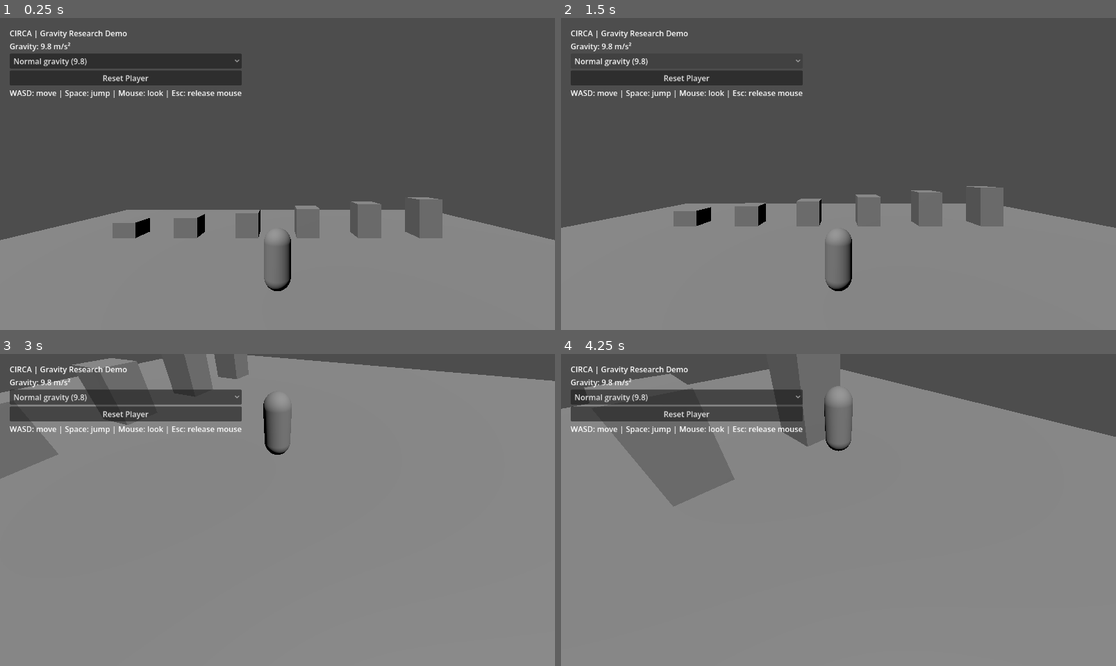
Above: before the commit, frames 1-4 (two rows, left to right).
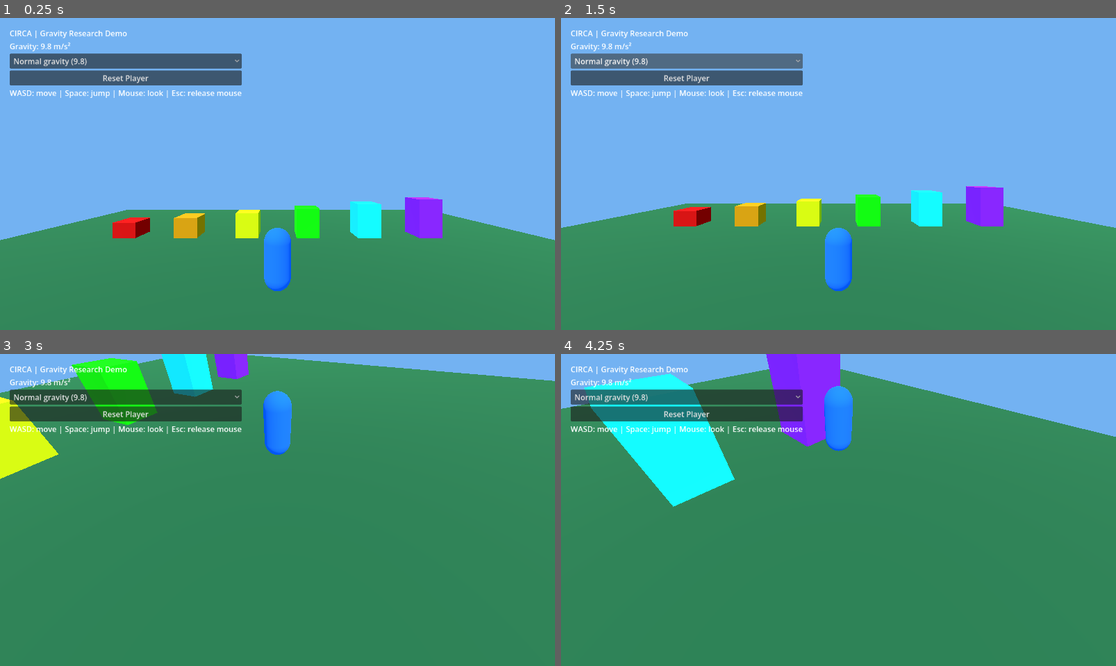
Above: after the commit, the same moments.

Repository: ishcheema/Circa-Gravity-Research
Game: Godot game, scene res://main.tscn
The game is run twice, just before and just after one commit, with the same random seed, the same clock (stepped at 60 frames per second) and the same inputs.
Inputs (mouse positions are in pixels of both pictures, inside the frame that each line leads up to):
- Up to frame 1 (0.25 s): no input
- Up to frame 2 (1.5 s): click "Normal gravity (9.8)" at 0.5 s; click "Normal gravity (9.8)" at 1.25 s
- Up to frame 3 (3 s): click "Reset Player" at 2 s; move the mouse to (305, 510) at 2.77 s; hold W from 2.78 s (still down); hold Shift from 2.78 s (still down)
- Up to frame 4 (4.25 s): keep holding W; move the mouse to (810, 510) at 3.52 s; release Shift at 3.53 s; tap Shift at 3.6 s

The runs differ from the first frame. In frame 1, 100% of the frame differs, in the area x 0-100%, y 0-100%; in frame 2, 100%; in frame 3, 100%; in frame 4, 100%.

Commit message:
Add colorful materials and sky environment

Diff:
--- a/main.gd
+++ b/main.gd
@@ -15,6 +15,13 @@
 	Input.mouse_mode = Input.MOUSE_MODE_CAPTURED
 
 func _make_world() -> void:
+	var world_environment := WorldEnvironment.new()
+	var environment := Environment.new()
+	environment.background_mode = Environment.BG_COLOR
+	environment.background_color = Color(0.45, 0.7, 0.95)
+	world_environment.environment = environment
+	add_child(world_environment)
+
 	var light := DirectionalLight3D.new()
 	light.rotation_degrees = Vector3(-55, -30, 0)
 	add_child(light)
@@ -27,6 +34,9 @@
 	var box := BoxMesh.new()
 	box.size = Vector3(35, 1, 35)
 	floor_mesh.mesh = box
+	var floor_material := StandardMaterial3D.new()
+	floor_material.albedo_color = Color(0.15, 0.45, 0.25)
+	floor_mesh.material_override = floor_material
 	floor_mesh.position.y = -0.5
 	floor_body.add_child(floor_mesh)
 
@@ -47,6 +57,9 @@
 	capsule.radius = 0.4
 	capsule.height = 1.8
 	player_mesh.mesh = capsule
+	var player_material := StandardMaterial3D.new()
+	player_material.albedo_color = Color(0.1, 0.5, 1.0)
+	player_mesh.material_override = player_material
 	player.add_child(player_mesh)
 
 	var collider := CollisionShape3D.new()
@@ -72,6 +85,20 @@
 		var landmark_mesh := BoxMesh.new()
 		landmark_mesh.size = Vector3(1.5, 1.0 + i * 0.3, 1.5)
 		landmark.mesh = landmark_mesh
+
+		var block_colors := [
+			Color.RED,
+			Color.ORANGE,
+			Color.YELLOW,
+			Color.GREEN,
+			Color.CYAN,
+			Color.PURPLE
+]
+
+		var block_material := StandardMaterial3D.new()
+		block_material.albedo_color = block_colors[i]
+		landmark.material_override = block_material
+
 		block_body.add_child(landmark)
 
 		var block_collision := CollisionShape3D.new()
